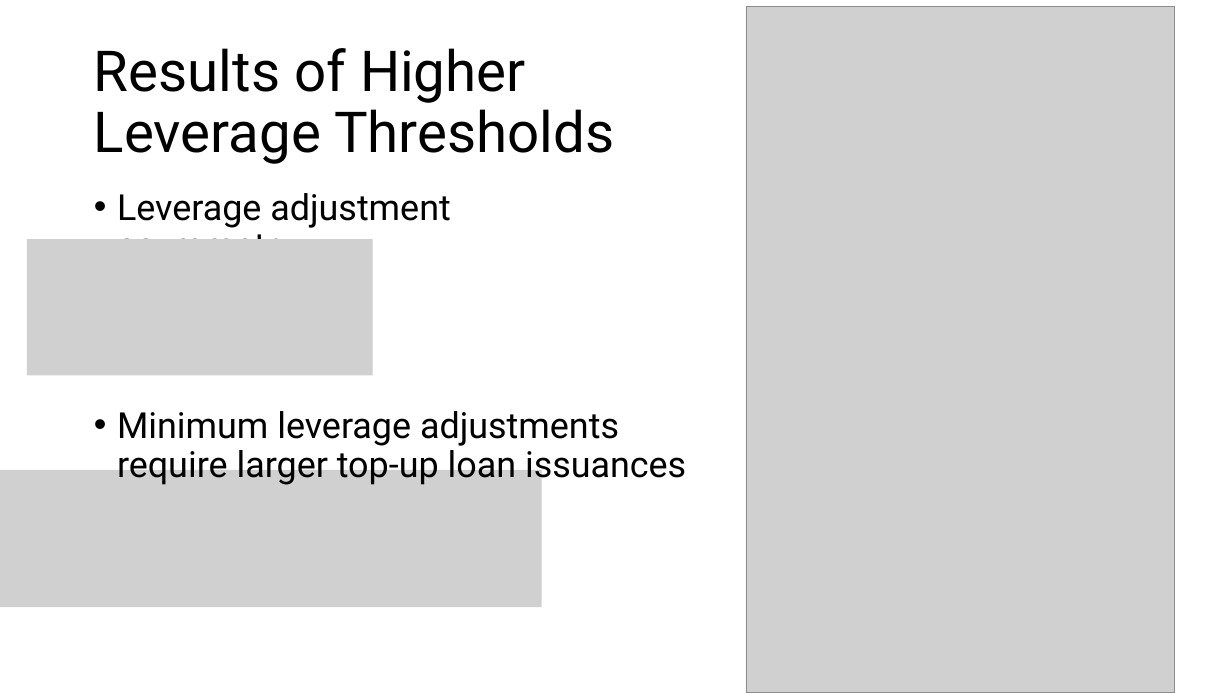
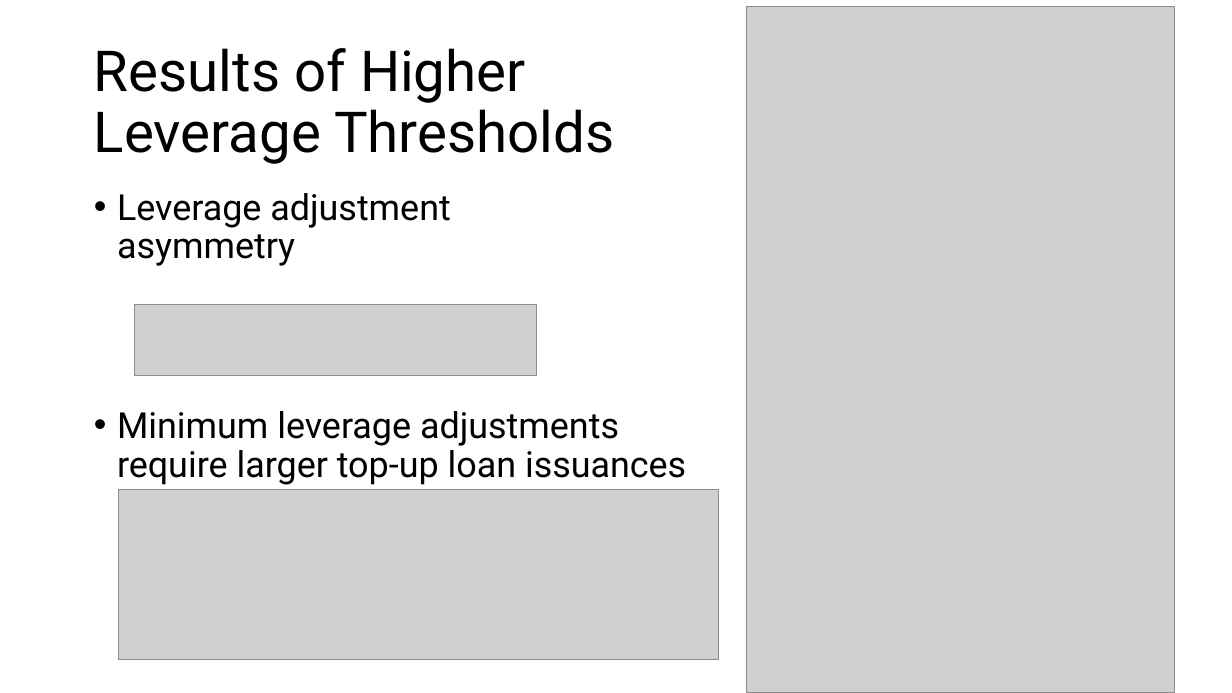
Before and after one commit to steinarb1234/DCL_coco_bond, a slide deck: slide 19 of Enhancing Bank Robustness through Dynamic Control of Leverage.pptx (slide 21 before the commit). Drawn at 1232x693 pixels with LibreOffice and Linux fonts; fonts in the diff are those of the drawing; grey boxes stand for pictures. Boxes give left, top, right and bottom in pixels: in the first picture for what was removed or moved away, otherwise in the second. Text is boxed around its words. In the diff, an @@ line names an element or a change of style, - is before the commit and + after.

```diff
--- a/Enhancing Bank Robustness through Dynamic Control of Leverage.pptx
+++ b/Enhancing Bank Robustness through Dynamic Control of Leverage.pptx
@@ picture removed at bbox=[27, 239, 372, 375] @@
@@ picture added at bbox=[135, 304, 537, 376] @@
@@ picture removed at bbox=[0, 470, 542, 608] @@
@@ picture added at bbox=[118, 490, 718, 660] @@
```
Also in this commit, not shown: 15 other slides changed, 3 slides added, 4 slides removed.
